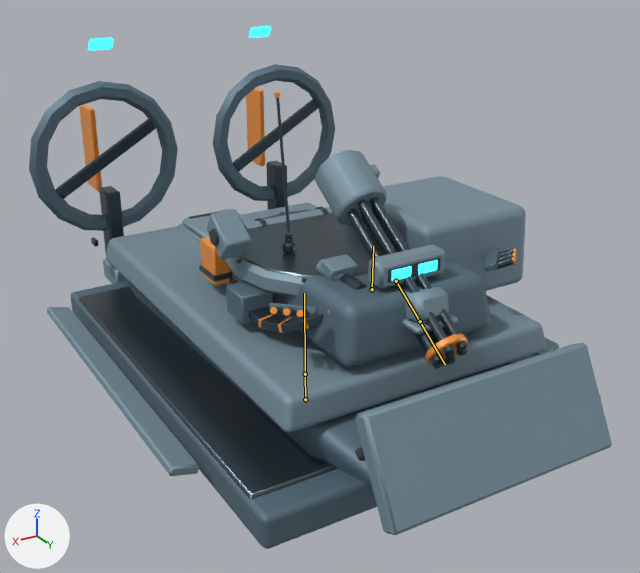
A saved change to the FBX model unity/RogueCommandAssetAuthoring/Assets/RogueCommandExpansionSample/Models/TidebreakerHovercraft.fbx.
Before and after are seen from a 50 mm camera at (2.91, 5.06, 3.43) aimed at (-0.05, 0.13, 0.97). The axes (+X, +Y, +Z) are drawn at lower left. The lights are the same throughout. The picture after the commit comes second. Both versions are drawn at frame 1 of the action 'Drive'; the numbers are the values there. The bones that bend it are drawn over the model as lines.

Objects in the first picture: 'TidebreakerHovercraft_Batch_Emissive', 'TidebreakerHovercraft_Batch_Gunmetal', 'TidebreakerHovercraft_Batch_LightArmor', 'TidebreakerHovercraft_Batch_PrimaryArmor', 'TidebreakerHovercraft_Batch_Warning' and 1 more.
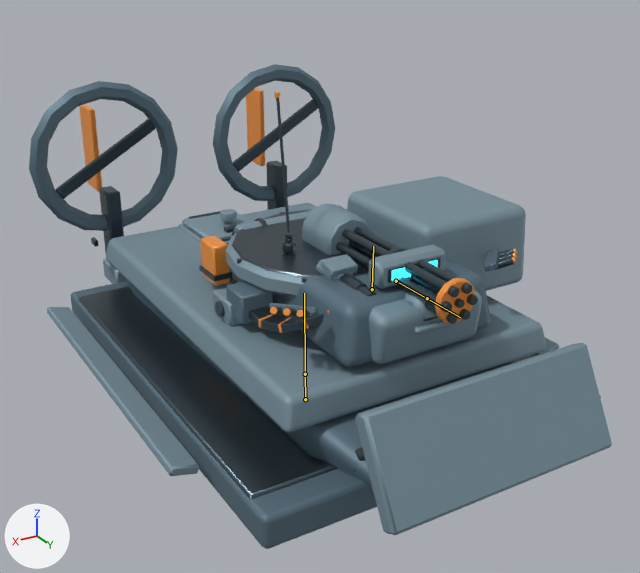
Where the change shows, as pixel boxes (x1, y1, x2, y2) in the pictures (640 x 573 px):
'TidebreakerHovercraft_Batch_LightArmor', posed (7% shorter)
    before: (47, 150, 612, 535)
    after: (47, 176, 612, 535)
'TidebreakerHovercraft_Batch_Gunmetal', posed
    both: (56, 98, 535, 499)
'TidebreakerHovercraft_Batch_Warning', posed
    before: (79, 88, 518, 365)
    after: (79, 88, 518, 333)
'TidebreakerHovercraft_Batch_Emissive', posed (mostly hidden)
    before: (88, 26, 438, 281)
    after: (391, 260, 438, 281)
bone 'Bone_TurretPitch', root to tip
    before: (396, 281) to (420, 321)
    after: (396, 281) to (427, 298)

What the commit changed:
Bone 'Bone_TurretPitch' (bone_bone_turretpitch) turns from (-34, 0, 0) to (0, 0, 0) degrees about its own x, y and z.
